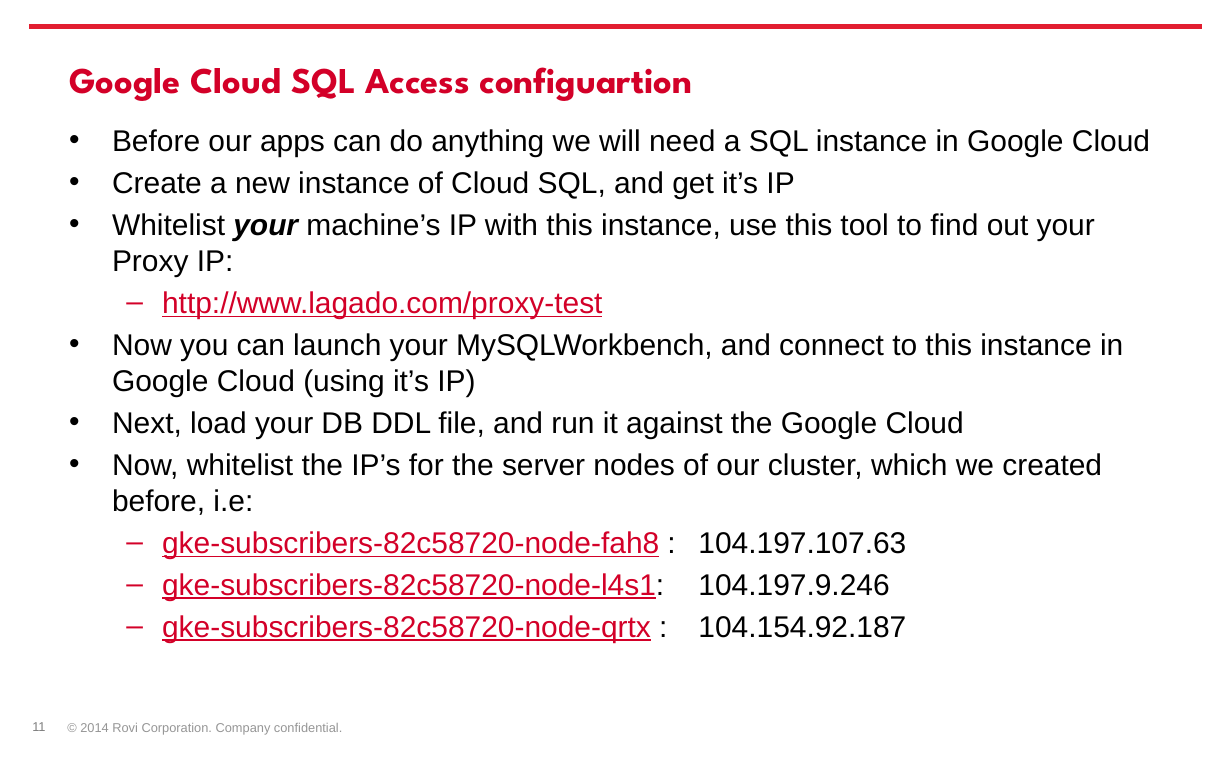
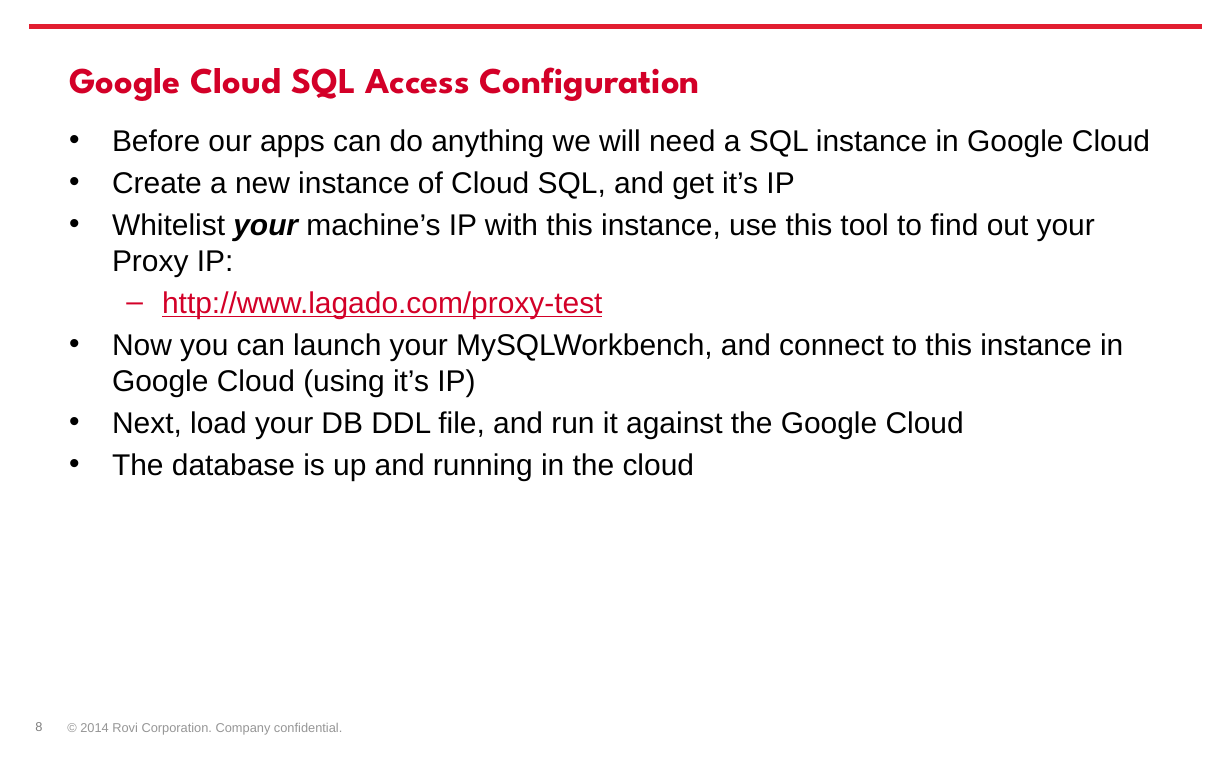
Before and after one commit to gevgev/subscribers, a slide deck: slide 8 of docker-kubernetes-intro-starting-a-project.pptx (slide 11 before the commit). Drawn at 1232x770 pixels with LibreOffice and Linux fonts; fonts in the diff are those of the drawing; background and template pictures are left out. Boxes give left, top, right and bottom in pixels: in the first picture for what was removed or moved away, otherwise in the second. Text is boxed around its words. In the diff, an @@ line names an element or a change of style, - is before the commit and + after.

```diff
--- a/docker-kubernetes-intro-starting-a-project.pptx
+++ b/docker-kubernetes-intro-starting-a-project.pptx
@@ title at box(69, 67, 700, 101): text changed @@
-Google Cloud SQL Access configuartion
+Google Cloud SQL Access Configuration
@@ text at box(112, 453, 695, 480): text changed @@
-• Now, whitelist the IP’s for the server nodes of our cluster, which we created before, i.e:
-  – gke-subscribers-82c58720-node-fah8 : 104.197.107.63
-  – gke-subscribers-82c58720-node-l4s1: 104.197.9.246
-  – gke-subscribers-82c58720-node-qrtx : 104.154.92.187
+• The database is up and running in the cloud
@@ page number at box(35, 722, 42, 731): text changed @@
-11
+8
```
Also in this commit, not shown: 5 other slides changed, 1 slide added.
